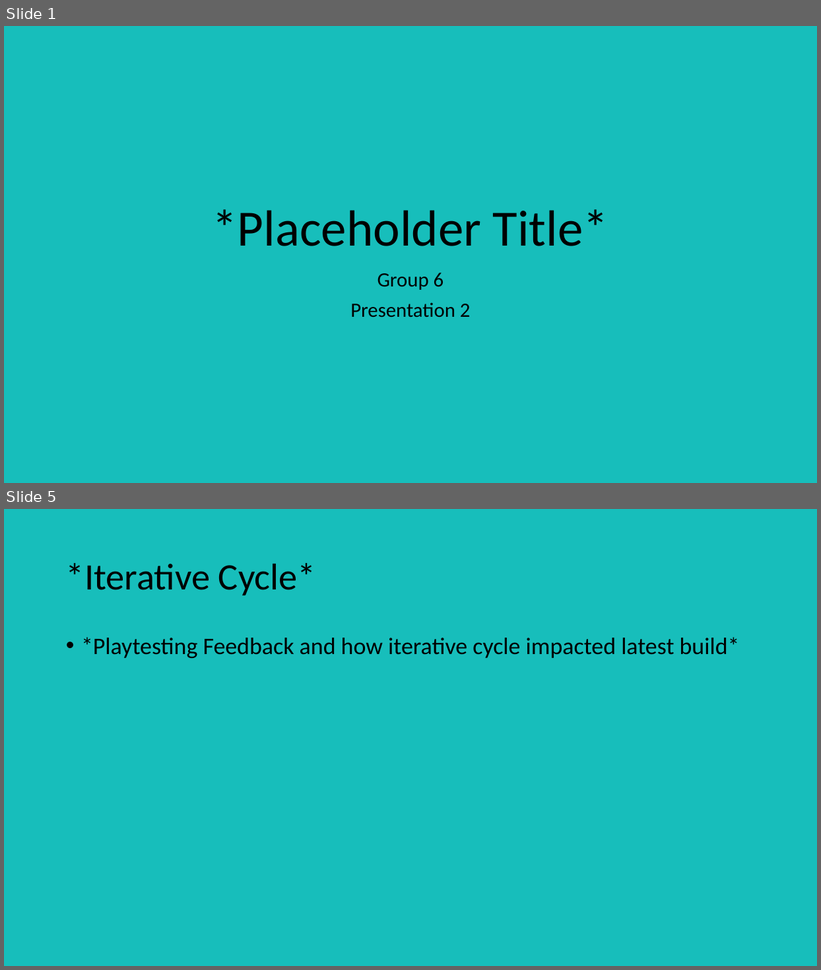
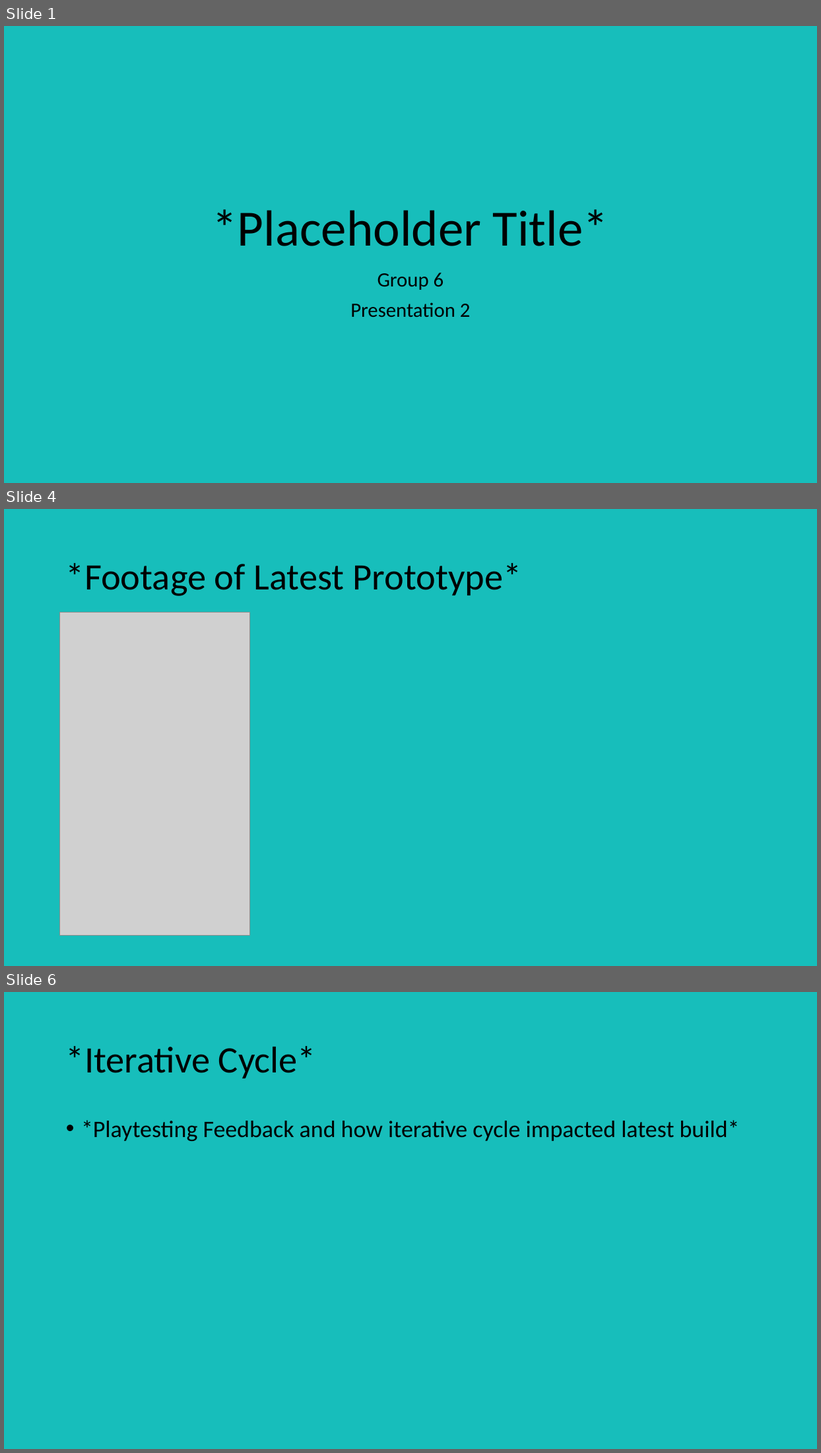
Before and after one commit to UoSGroupProjects1718/mgp-mgp-group-6, a slide deck: Pitch Presentations/Second Pitch Template.pptx. Shown one above the other, each under a label of ours: slides 1 and 5 before the commit, slides 1, 4 and 6 after it; the slides between them are not shown. The pictures are 821x970 and 821x1453 pixels, drawn with LibreOffice and Linux fonts; fonts in the diff are those of the drawing; grey boxes stand for pictures. Boxes give left, top, right and bottom in pixels: in the first picture for what was removed or moved away, otherwise in the second. Text is boxed around its words. In the diff, an @@ line names an element or a change of style, - is before the commit and + after.

```diff
--- a/Pitch Presentations/Second Pitch Template.pptx
+++ b/Pitch Presentations/Second Pitch Template.pptx
@@ slide 4 added at (4, 509, 817, 966), background #17BEBB @@
@@ title added at (66, 563, 521, 596), 44 pt, text #000000 @@
+*Footage of Latest Prototype*
@@ picture added at (60, 613, 250, 936) @@
@@ what was slide 5 is now slide 6 @@
```
Also in this commit, not shown: 3 slides changed, 1 other slide added.
